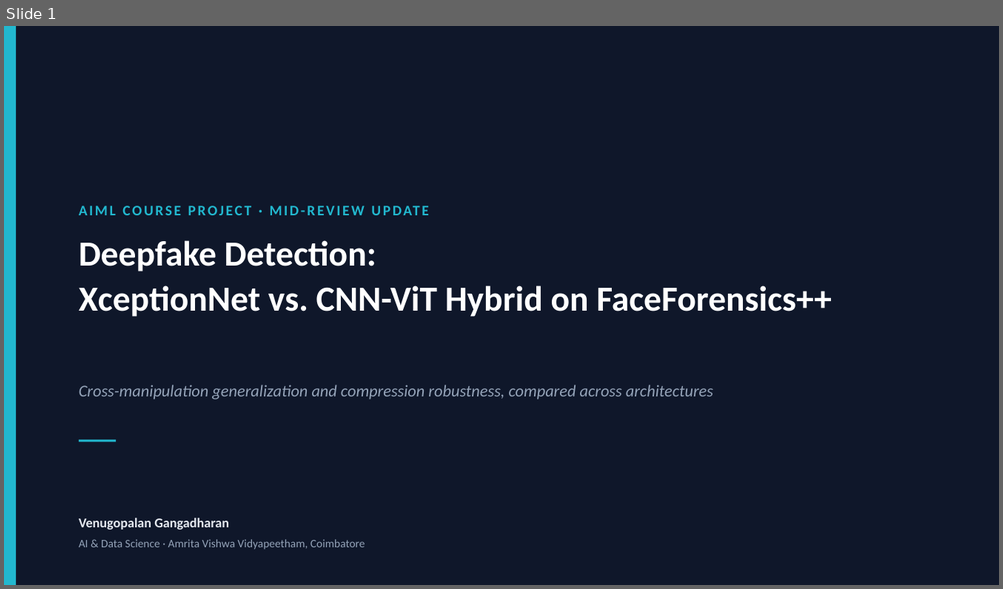
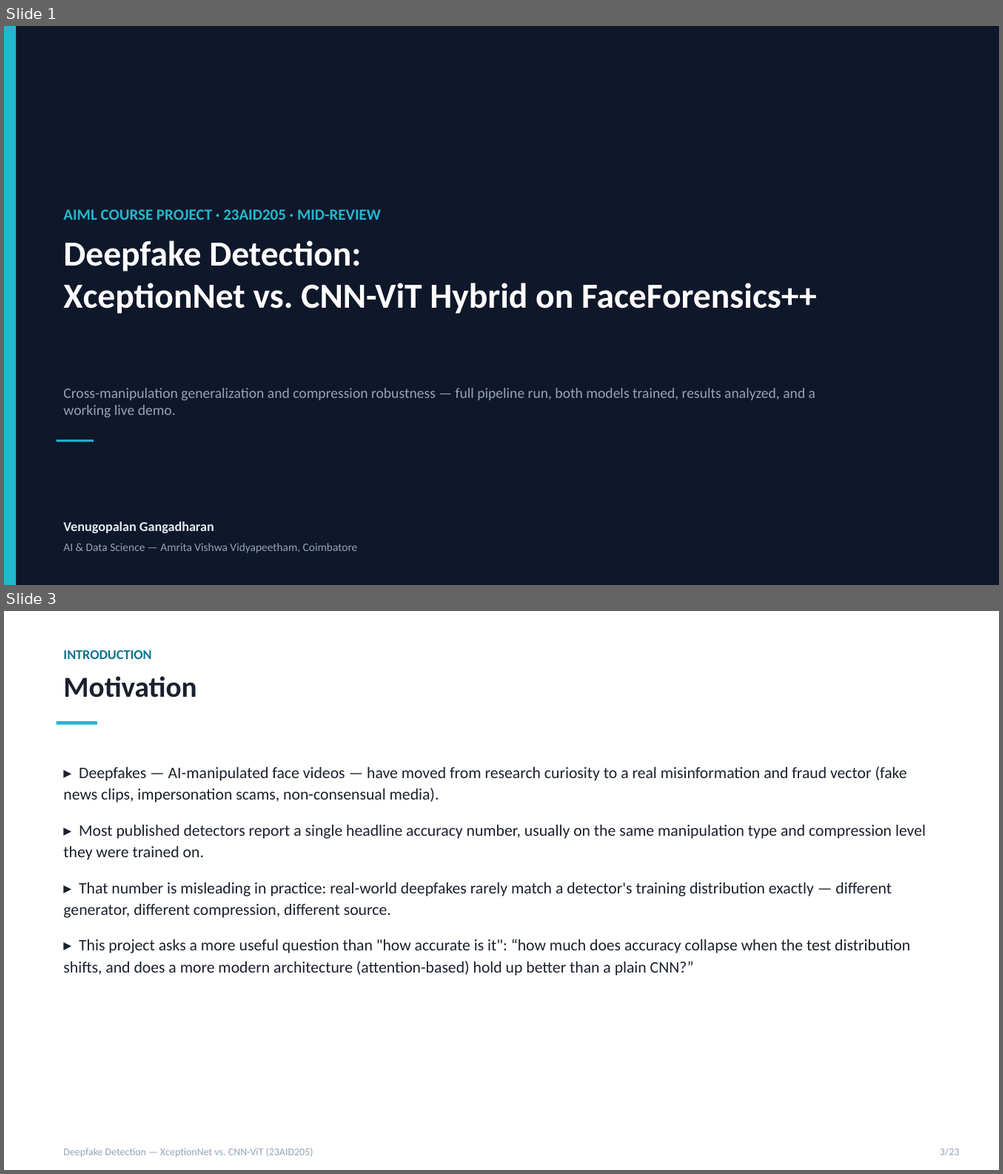
Before and after one commit to DUNE-ODYSSEY/deepfake-detection, a slide deck: docs/mid_review_update.pptx. Shown one above the other, each under a label of ours: slide 1 before the commit, slides 1 and 3 after it; the slides between them are not shown. The pictures are 1003x589 and 1003x1174 pixels, drawn with LibreOffice and Linux fonts; fonts in the diff are those of the drawing. Boxes give left, top, right and bottom in pixels: in the first picture for what was removed or moved away, otherwise in the second. Text is boxed around its words. In the diff, an @@ line names an element or a change of style, - is before the commit and + after.

```diff
--- a/docs/mid_review_update.pptx
+++ b/docs/mid_review_update.pptx
@@ slide 3 added at (x1=4, y1=611, x2=999, y2=1170), background #FFFFFF @@
@@ text added at (x1=63, y1=650, x2=151, y2=659), 13 pt, text #0E7490, bold @@
+INTRODUCTION
@@ text added at (x1=63, y1=676, x2=196, y2=698), 28 pt, text #1A202C, bold @@
+Motivation
@@ rectangle added at (x1=57, y1=721, x2=97, y2=724), fill #22B8CF @@
@@ text added at (x1=63, y1=766, x2=925, y2=976), 15.5 pt, text #1A202C @@
+▸ Deepfakes — AI-manipulated face videos — have moved from research curiosity to a real misinformation and fraud vector (fake news clips, impersonation scams, non-consensual media).
+▸ Most published detectors report a single headline accuracy number, usually on the same manipulation type and compression level they were trained on.
+▸ That number is misleading in practice: real-world deepfakes rarely match a detector's training distribution exactly — different generator, different compression, different source.
+▸ This project asks a more useful question than "how accurate is it": “how much does accuracy collapse when the test distribution shifts, and does a more modern architecture (attention-based) hold up better than a plain CNN?”
@@ text added at (x1=63, y1=1148, x2=313, y2=1157), 10 pt, text #94A3B8 @@
+Deepfake Detection — XceptionNet vs. CNN-ViT (23AID205)
@@ text added at (x1=939, y1=1148, x2=959, y2=1156), 10 pt, text #94A3B8 @@
+3/23
@@ slide 1 changed as well @@
@@ text at (x1=63, y1=210, x2=381, y2=220): text changed; size 14 to 15 pt @@
-AIML COURSE PROJECT · MID-REVIEW UPDATE
+AIML COURSE PROJECT · 23AID205 · MID-REVIEW
@@ text "Deepfake Detection:" at (x1=63, y1=241, x2=817, y2=314): line spacing 1.08 to 1 @@
@@ text at (x1=63, y1=388, x2=815, y2=418): text changed; size 16 to 14 pt; italic off @@
-Cross-manipulation generalization and compression robustness, compared across architectures
+Cross-manipulation generalization and compression robustness — full pipeline run, both models trained, results analyzed, and a working live demo.
@@ 2 texts, 1 rectangle moved together from (x1=79, y1=241, x2=831, y2=530) to (x1=57, y1=241, x2=817, y2=534) @@
@@ text at (x1=63, y1=543, x2=358, y2=554): text changed @@
-AI & Data Science · Amrita Vishwa Vidyapeetham, Coimbatore
+AI & Data Science — Amrita Vishwa Vidyapeetham, Coimbatore
```
Also in this commit, not shown: 1 other slide changed, 20 other slides added, 7 slides removed, 1 other file.
